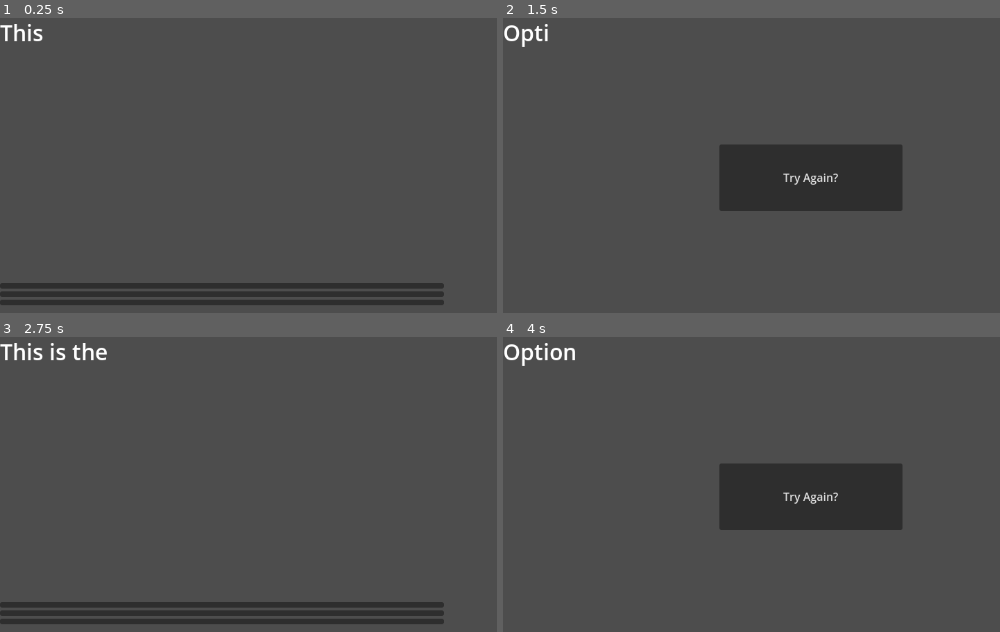
Above: before the commit, frames 1-4 (two rows, left to right).
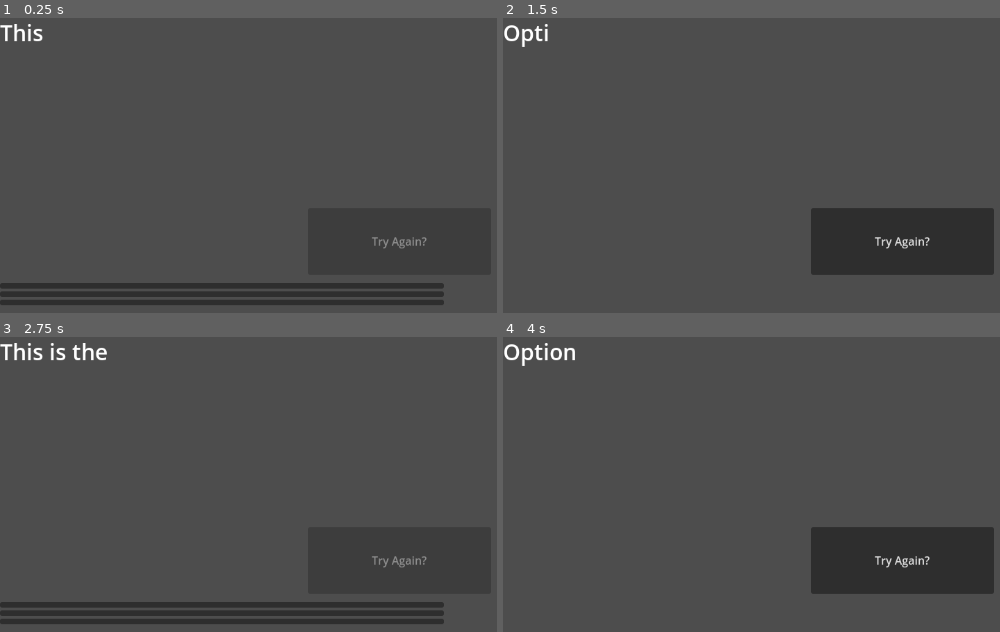
Above: after the commit, the same moments.

Repository: AndreiBondad/brass-game-project
Game: Godot game, scene res://scenes/main_game_scene.tscn
The game is run twice, just before and just after one commit, with the same random seed, the same clock (stepped at 60 frames per second) and the same inputs.
Inputs (mouse positions are in pixels of both pictures, inside the frame that each line leads up to):
- Up to frame 1 (0.25 s): no input
- Up to frame 2 (1.5 s): click (726, 286) at 0.5 s; click (726, 295) at 1.25 s
- Up to frame 3 (2.75 s): click "Try Again?" at 2 s
- Up to frame 4 (4 s): click (726, 620) at 2.75 s; click (726, 605) at 3.5 s

The runs differ from the first frame. In frame 1, 0.1% of the frame differs, in the area x 74-86%, y 74-78%; in frame 2, 16%, in the area x 43-99%, y 43-88%; in frame 3, 0.1%; in frame 4, 16%.

Commit message:
Centered game over button

Diff:
--- a/scenes/main_game_scene.tscn
+++ b/scenes/main_game_scene.tscn
@@ -43,12 +43,18 @@
 layout_mode = 2
 
 [node name="GameOverButton" type="Button" parent="."]
-visible = false
-layout_mode = 0
-offset_left = 312.0
-offset_top = 184.0
-offset_right = 576.0
-offset_bottom = 280.0
+layout_mode = 1
+anchors_preset = 8
+anchor_left = 0.5
+anchor_top = 0.5
+anchor_right = 0.5
+anchor_bottom = 0.5
+offset_left = -132.0
+offset_top = -48.0
+offset_right = 132.0
+offset_bottom = 48.0
+grow_horizontal = 2
+grow_vertical = 2
 disabled = true
 text = "Try Again?"
 script = ExtResource("4_oa6bs")
